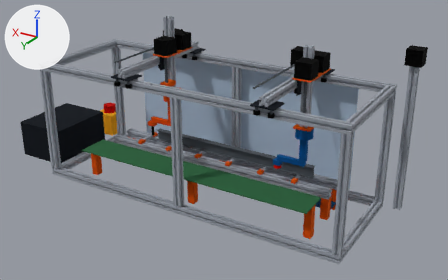
The glTF model web/models/prototype.glb: old version first, new version second.
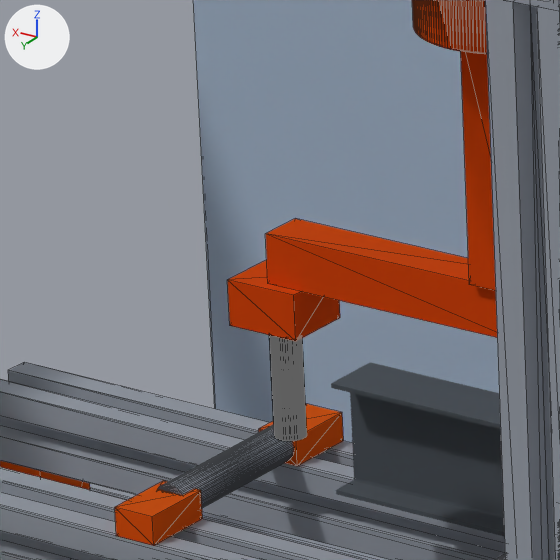
The first picture shows the older version from a camera (50 mm lens) standing at (-0.538, 1.317, 0.82) and looking at (0.272, -0.033, 0.145). The close-ups show the older and then the newer version on the part from 29% to 39% of the width and 35% to 52% of the height of that picture. Only the edits that show in the close-ups are written down. Lighting does not change. The marker at upper left points along +X, +Y and +Z. The close-ups show mesh edges as thin lines. Where no turn or scale is listed for an object, it has been applied to the vertices.

In view in the first close-up: 'P01-15 bed_rail', 'P01-16 bed_rail', 'P01-9 upright', 'P04-6 bed_roller', 'P05-12 bed_bracket', 'P22-5 arm_base', 'P22-6 arm_upper', 'P22-7 arm_fore', 'P22-8 arm_wrist', 'P26-1 pen_tool', 'P28-1 model_beam', 'P39-1 enclosure_front' and 4 more.
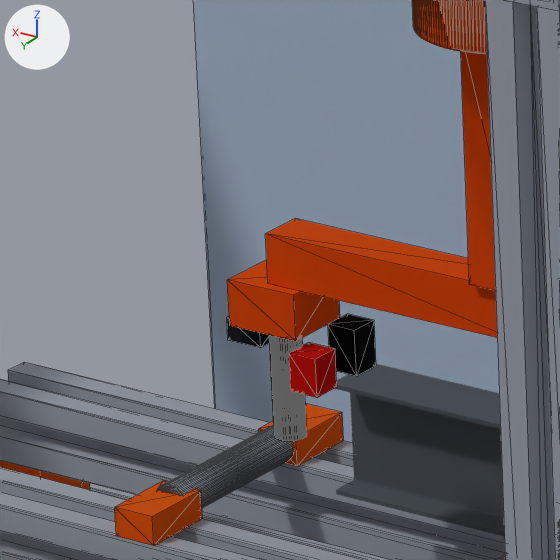
The change, as a diff of the scene's bpy script:
```diff
--- a/web/models/prototype.glb.py
+++ b/web/models/prototype.glb.py
@@ me_p49_1_pen_switch @@
+me_p49_1_pen_switch.from_pydata(...)  # a box spanning x 0.495..0.505, y -0.005..0.005, z 0.14934..0.15534
+me_p49_1_pen_switch.materials.append(mat_mat_5)  # dark grey #2b3038
@@ me_p53_1_line_laser @@
+me_p53_1_line_laser.from_pydata(...)  # a box spanning x 0.473..0.481, y 0.004..0.012, z 0.14334..0.15334
+me_p53_1_line_laser.materials.append(mat_mat_8)  # red #d91f17
@@ me_p30_1_torch_camera @@
+me_p30_1_torch_camera.from_pydata(...)  # a box spanning x 0.473..0.481, y -0.012..-0.004, z 0.14334..0.15534
+me_p30_1_torch_camera.materials.append(mat_mat_6)  # black #191919
@@ ob_p49_1_pen_switch @@
+ob_p49_1_pen_switch = bpy.data.objects.new('P49-1 pen_switch', me_p49_1_pen_switch)
+ob_p49_1_pen_switch.location = (0.0, 0.0, 0.0)
@@ ob_p53_1_line_laser @@
+ob_p53_1_line_laser = bpy.data.objects.new('P53-1 line_laser', me_p53_1_line_laser)
+ob_p53_1_line_laser.location = (0.0, 0.0, 0.0)
@@ ob_p30_1_torch_camera @@
+ob_p30_1_torch_camera = bpy.data.objects.new('P30-1 torch_camera', me_p30_1_torch_camera)
+ob_p30_1_torch_camera.location = (0.0, 0.0, 0.0)
```

Boxes (x1, y1, x2, y2) around the edits, measured in the close-ups (560 x 560 px):
'P30-1 torch_camera', added (black)
    after: (328, 314, 376, 376)
'P53-1 line_laser', added (red)
    after: (289, 343, 337, 398)
'P49-1 pen_switch', added
    after: (227, 316, 270, 348)
